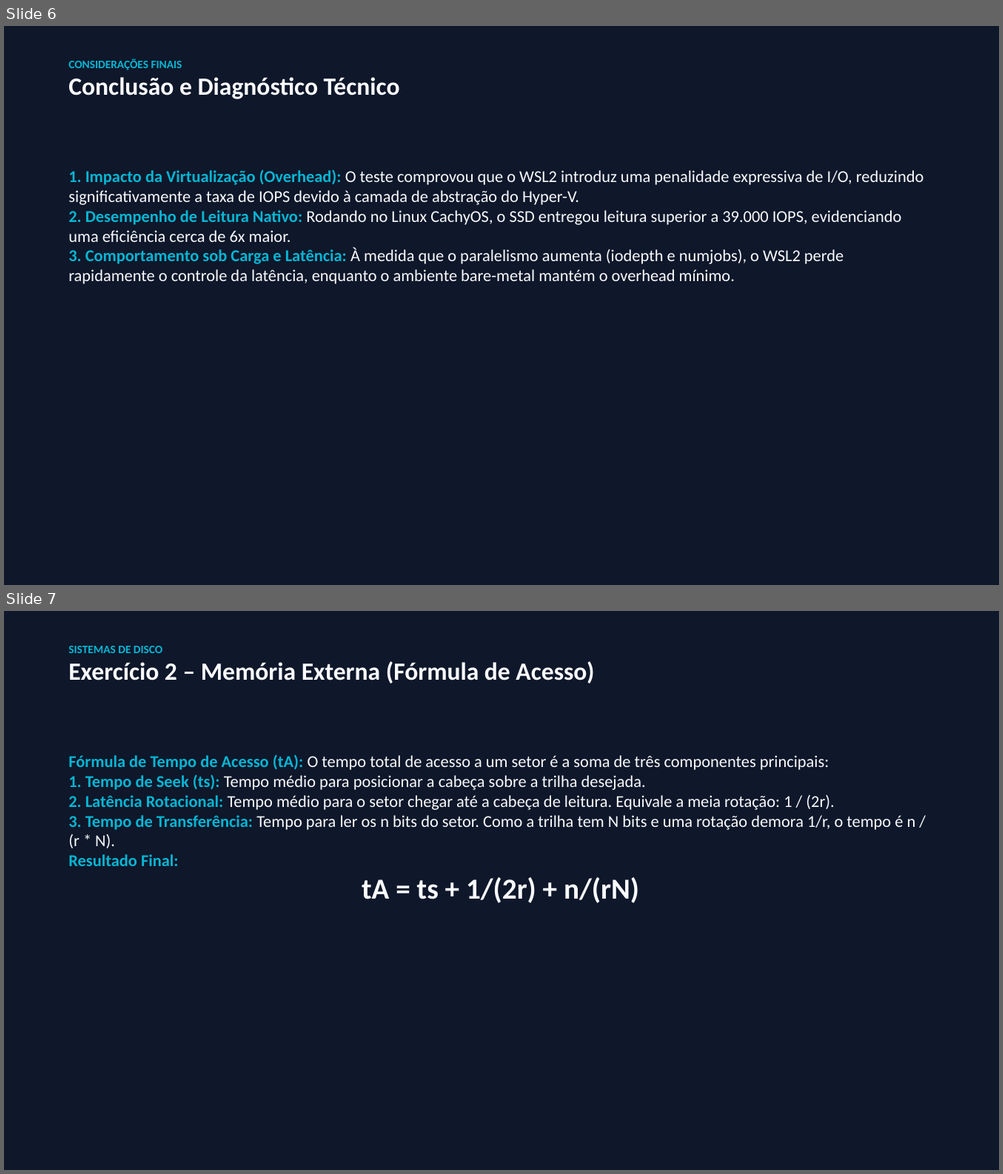
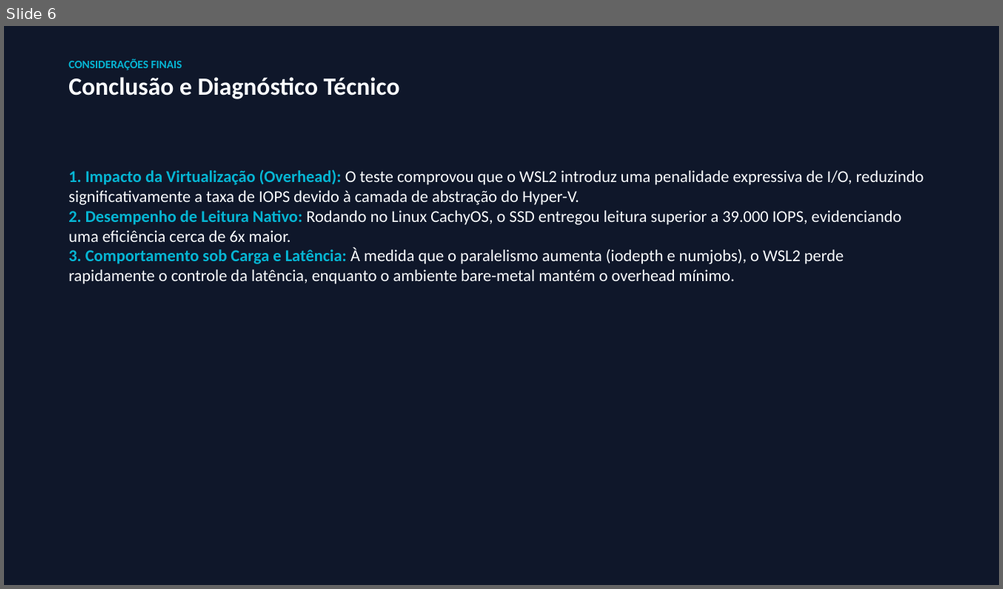
Before and after one commit to Jr-Lopes/trabalhoORI, a slide deck: slides/Cleber_Guilherme_ORI_metricas.pptx. Shown one above the other, each under a label of ours: slides 6 and 7 before the commit, slide 6 after it. The pictures are 1003x1174 and 1003x589 pixels, drawn with LibreOffice and Linux fonts; fonts in the diff are those of the drawing. Boxes give left, top, right and bottom in pixels: in the first picture for what was removed or moved away, otherwise in the second. Text is boxed around its words. In the diff, an @@ line names an element or a change of style, - is before the commit and + after.

```diff
--- a/slides/Cleber_Guilherme_ORI_metricas.pptx
+++ b/slides/Cleber_Guilherme_ORI_metricas.pptx
@@ slide 7 removed at box(4, 611, 999, 1170), background #0F172A @@
@@ text removed at box(68, 646, 594, 684) @@
-SISTEMAS DE DISCO
-Exercício 2 – Memória Externa (Fórmula de Acesso)
@@ text removed at box(68, 755, 916, 903) @@
-Fórmula de Tempo de Acesso (tA): O tempo total de acesso a um setor é a soma de três componentes principais:
-1. Tempo de Seek (ts): Tempo médio para posicionar a cabeça sobre a trilha desejada.
-2. Latência Rotacional: Tempo médio para o setor chegar até a cabeça de leitura. Equivale a meia rotação: 1 / (2r).
-3. Tempo de Transferência: Tempo para ler os n bits do setor. Como a trilha tem N bits e uma rotação demora 1/r, o tempo é n / (r * N).
-Resultado Final:
-tA = ts + 1/(2r) + n/(rN)
```
Also in this commit, not shown: 1 slide changed, 3 slides added, 2 other slides removed, 1 other file.
